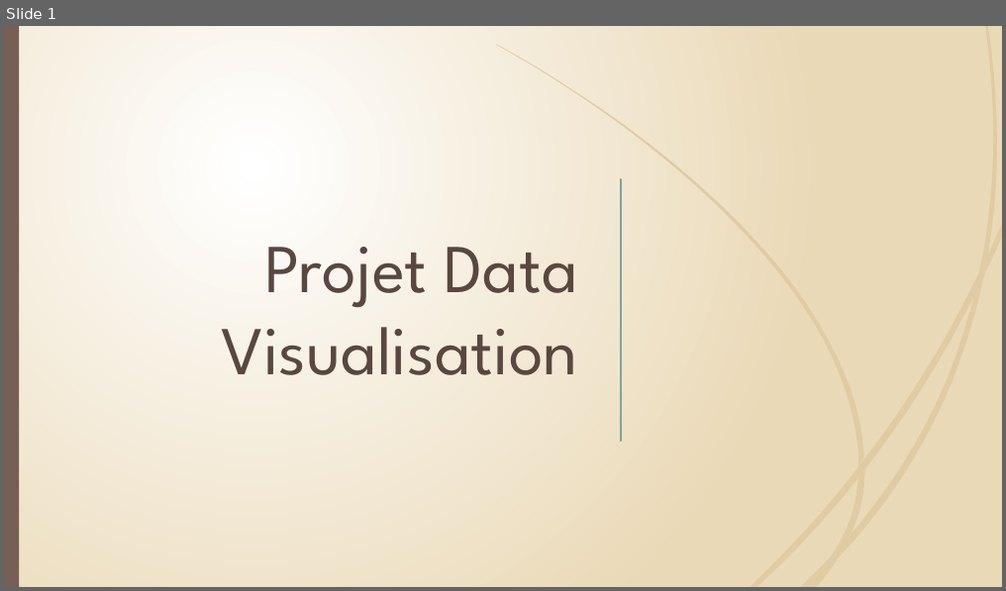
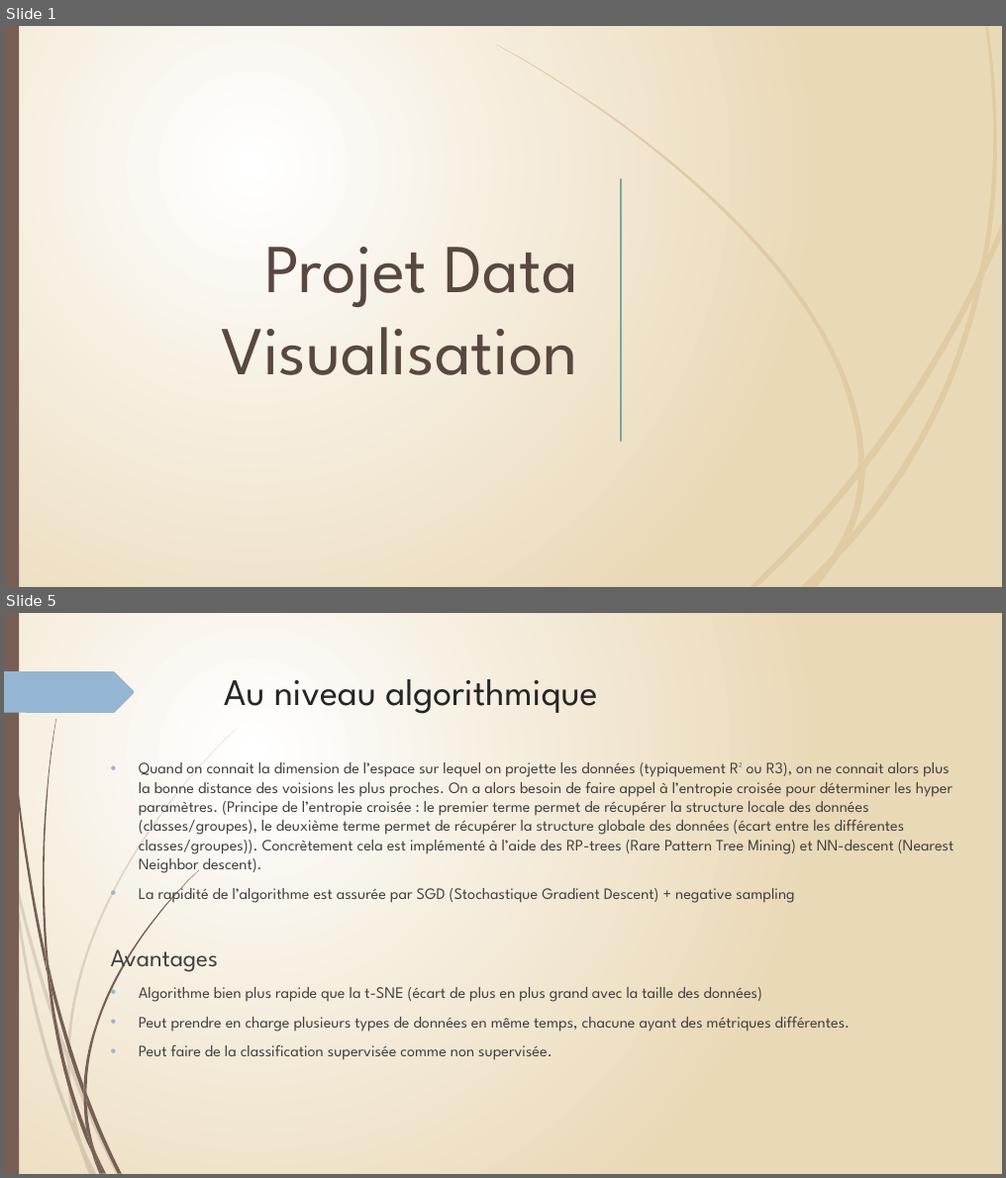
Before and after one commit to Phi-gif/DataViz, a slide deck: présentation/diapo.pptx. Shown one above the other, each under a label of ours: slide 1 before the commit, slides 1 and 5 after it; the slides between them are not shown. The pictures are 1006x591 and 1006x1178 pixels, drawn with LibreOffice and Linux fonts; fonts in the diff are those of the drawing. Boxes give left, top, right and bottom in pixels: in the first picture for what was removed or moved away, otherwise in the second. Text is boxed around its words. In the diff, an @@ line names an element or a change of style, - is before the commit and + after.

```diff
--- a/présentation/diapo.pptx
+++ b/présentation/diapo.pptx
@@ slide 5 added at bbox=[4, 613, 1002, 1174], background gradient #FFFFFF to #EBD9B7; not listed: 22 template elements that a slide beside it also shows @@
@@ rectangle added at bbox=[4, 613, 19, 1174], fill #775F55 @@
@@ freeform shape added at bbox=[4, 671, 135, 713], fill #94B6D2 @@
@@ title added at bbox=[224, 679, 597, 714], 36 pt, text #262626 @@
+Au niveau algorithmique
@@ text added at bbox=[111, 762, 953, 1060], 15.3 pt, text #404040 @@
+• Quand on connait la dimension de l’espace sur lequel on projette les données (typiquement R² ou R3), on ne connait alors plus la bonne distance des voisions les plus proches. On a alors besoin de faire appel à l’entropie croisée pour déterminer les hyper paramètres. (Principe de l’entropie croisée : le premier terme permet de récupérer la structure locale des données (classes/groupes), le deuxième terme permet de récupérer la structure globale des données (écart entre les différentes classes/groupes)). Concrètement cela est implémenté à l’aide des RP-trees (Rare Pattern Tree Mining) et NN-descent (Nearest Neighbor descent).
+• La rapidité de l’algorithme est assurée par SGD (Stochastique Gradient Descent) + negative sampling
+Avantages
+• Algorithme bien plus rapide que la t-SNE (écart de plus en plus grand avec la taille des données)
+• Peut prendre en charge plusieurs types de données en même temps, chacune ayant des métriques différentes.
+• Peut faire de la classification supervisée comme non supervisée.
```
Also in this commit, not shown: 3 slides changed, 10 other slides added, 4 slides removed.
